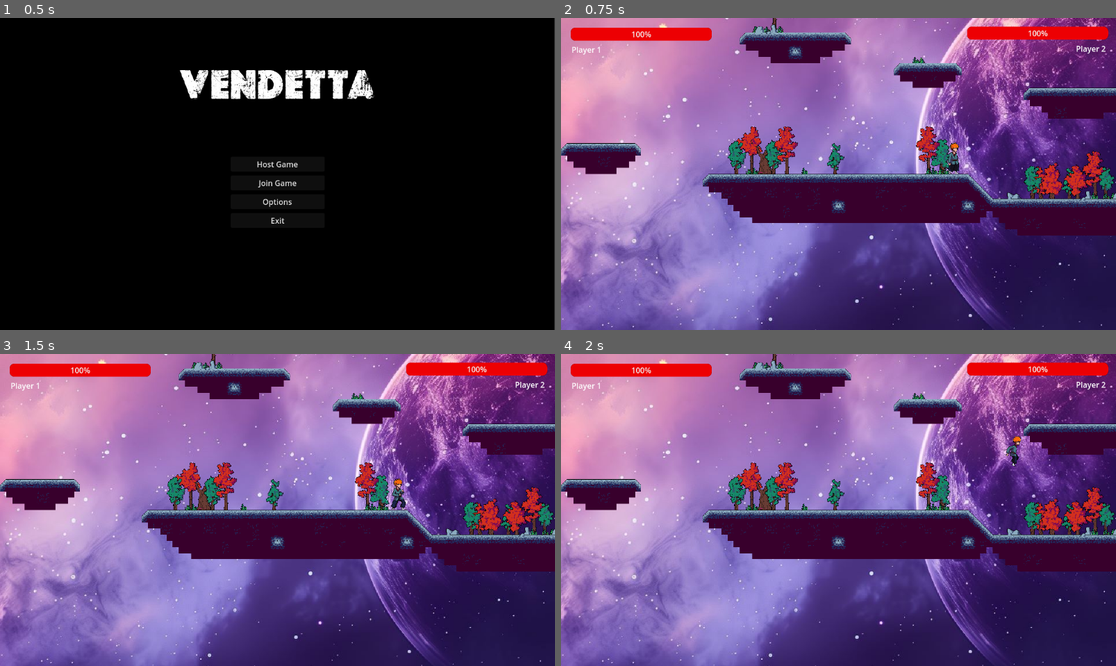
Above: before the commit, frames 1-4 (two rows, left to right).
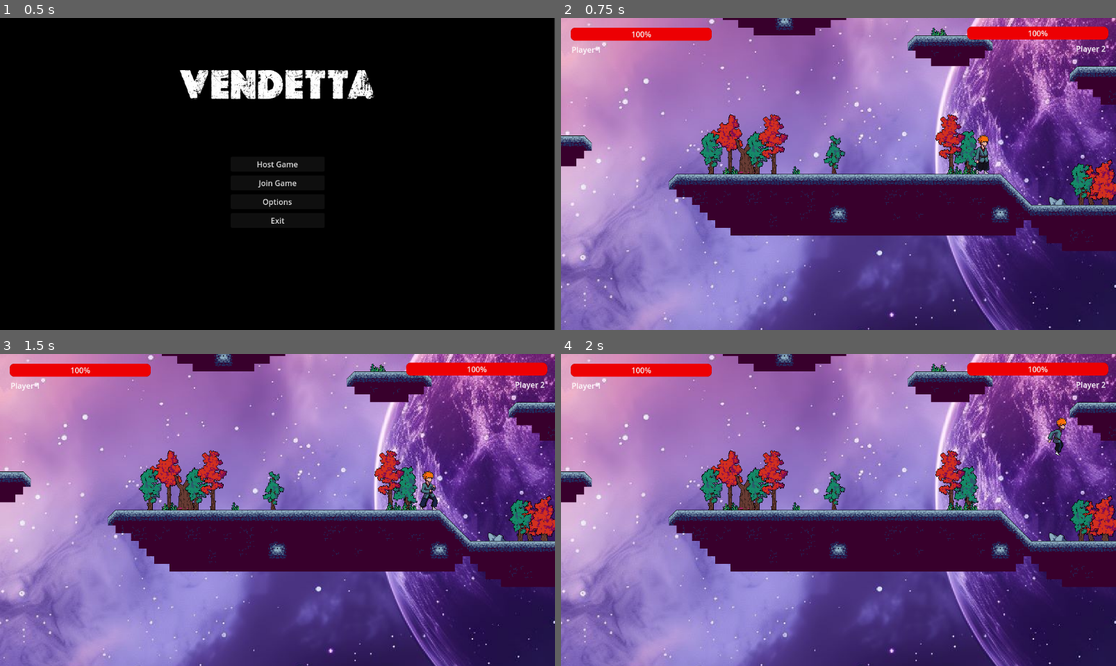
Above: after the commit, the same moments.

Repository: CharlieFour/Vendeta
Game: Godot game, scene res://scenes/menu.tscn
The game is run twice, just before and just after one commit, with the same random seed, the same clock (stepped at 60 frames per second) and the same inputs.
Inputs:
- Up to frame 1 (0.5 s): no input
- Up to frame 2 (0.75 s): click "Host Game" at 0.5 s
- Up to frame 3 (1.5 s): tap Enter at 1.25 s; hold D (move_right) from 1.28 s (still down); tap J (attack1) at 1.35 s
- Up to frame 4 (2 s): keep holding D (move_right); tap W (jump) at 1.52 s

Frame 1 is identical in both runs. In frame 2, 47% of the frame differs, in the area x 0-100%, y 0-100%; in frame 3, 47%; in frame 4, 47%.

Commit message:
Option Menu
As a player,
I want to change the setting like name, character and pet.

Diff:
--- a/scenes/game.tscn
+++ b/scenes/game.tscn
@@ -616,7 +616,6 @@
 
 [node name="Camera2D" type="Camera2D" parent="."]
 scale = Vector2(2, 2)
-zoom = Vector2(0.8, 0.8)
 
 [node name="Killzone" parent="." instance=ExtResource("17_rysoc")]
 position = Vector2(3, 468)
@@ -629,7 +628,6 @@
 
 [node name="Player1HealthBar" type="ProgressBar" parent="UI"]
 z_index = 10
-anchors_preset = -1
 offset_left = 20.0
 offset_top = 20.0
 offset_right = 313.0
--- /dev/null
+++ b/scenes/option_menu.tscn
@@ -0,0 +1,71 @@
+[gd_scene load_steps=4 format=3 uid="uid://dxo86rrrk2vjx"]
+
+[ext_resource type="Script" uid="uid://cwr8sr5rsy06" path="res://script/option_menu.gd" id="1_40sux"]
+[ext_resource type="FontFile" uid="uid://cyve1ccpigpx0" path="res://assets/font/vendetta.ttf" id="1_hecwe"]
+
+[sub_resource type="CanvasTexture" id="CanvasTexture_hecwe"]
+
+[node name="Option_Menu" type="Control"]
+layout_mode = 3
+anchors_preset = 0
+offset_right = 1152.0
+offset_bottom = 648.0
+script = ExtResource("1_40sux")
+
+[node name="TextureRect" type="TextureRect" parent="."]
+modulate = Color(0, 0, 0, 1)
+layout_mode = 0
+offset_right = 1152.0
+offset_bottom = 648.0
+texture = SubResource("CanvasTexture_hecwe")
+
+[node name="Label" type="Label" parent="."]
+layout_mode = 0
+offset_left = 407.0
+offset_top = 113.0
+offset_right = 758.0
+offset_bottom = 193.0
+theme_override_fonts/font = ExtResource("1_hecwe")
+theme_override_font_sizes/font_size = 80
+text = "OPTIONS"
+
+[node name="VBoxContainer" type="VBoxContainer" parent="."]
+layout_mode = 0
+offset_left = 436.0
+offset_top = 231.0
+offset_right = 736.0
+offset_bottom = 475.0
+
+[node name="Name" type="Label" parent="VBoxContainer"]
+layout_mode = 2
+text = "Change Name"
+horizontal_alignment = 1
+
+[node name="NameEdit" type="LineEdit" parent="VBoxContainer"]
+layout_mode = 2
+text = "New Name"
+alignment = 1
+
+[node name="Character" type="Label" parent="VBoxContainer"]
+layout_mode = 2
+text = "Choose Character"
+horizontal_alignment = 1
+
+[node name="CharacterDropdown" type="LineEdit" parent="VBoxContainer"]
+layout_mode = 2
+
+[node name="Pet" type="Label" parent="VBoxContainer"]
+layout_mode = 2
+text = "Choose Pet"
+horizontal_alignment = 1
+
+[node name="PetDropdown" type="LineEdit" parent="VBoxContainer"]
+layout_mode = 2
+
+[node name="Label" type="Label" parent="VBoxContainer"]
+layout_mode = 2
+
+[node name="BackButton" type="Button" parent="VBoxContainer"]
+layout_mode = 2
+text = "Back
+"
--- a/script/menu.gd
+++ b/script/menu.gd
@@ -32,7 +32,7 @@
 
 func _on_options_pressed() -> void:
 	# This loads a local version of the game — you might want to remove this later
-	get_tree().change_scene_to_file("res://scenes/game.tscn")
+	get_tree().change_scene_to_file("res://scenes/option_menu.tscn")
 
 func _on_exit_pressed() -> void:
 	get_tree().quit()
--- /dev/null
+++ b/script/option_menu.gd
@@ -0,0 +1,44 @@
+extends Control
+
+@onready var name_edit = $VBoxContainer/NameEdit
+@onready var character_dropdown = $VBoxContainer/CharacterDropdown
+@onready var pet_dropdown = $VBoxContainer/PetDropdown
+@onready var back_button = $VBoxContainer/BackButton
+
+# Placeholder for saving options
+var player_name := "New Name"
+var selected_character := ""
+var selected_pet := ""
+
+func _ready():
+	# Fill character and pet dropdowns
+	character_dropdown.clear()
+	character_dropdown.add_item("Knight")
+	character_dropdown.add_item("Ninja")
+	character_dropdown.add_item("Samurai")
+
+	pet_dropdown.clear()
+	pet_dropdown.add_item("Dragon")
+	pet_dropdown.add_item("Wolf")
+	pet_dropdown.add_item("Fairy")
+
+	# Set default or loaded values
+	name_edit.text = player_name
+	character_dropdown.select(0)
+	pet_dropdown.select(0)
+
+	# Connect back button
+	back_button.pressed.connect(_on_back_pressed)
+
+func _on_back_pressed():
+	player_name = name_edit.text
+	selected_character = character_dropdown.get_item_text(character_dropdown.get_selected())
+	selected_pet = pet_dropdown.get_item_text(pet_dropdown.get_selected())
+
+	print("Saved Settings:")
+	print("Name:", player_name)
+	print("Character:", selected_character)
+	print("Pet:", selected_pet)
+
+	# TODO: Save to global state or singleton, then go back to menu
+	get_tree().change_scene_to_file("res://scenes/menu.tscn")
Not shown, added: script/option_menu.gd.uid
